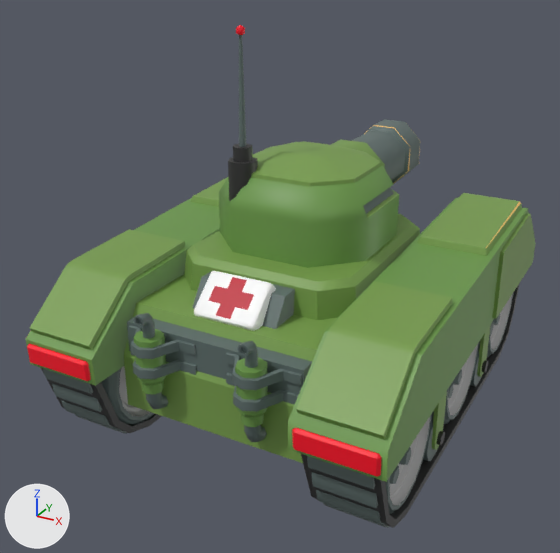
Two versions of the FBX model Project ZYX/Assets/FBX Models/ChieftainTank/Tank_02.fbx, one commit apart.
Before and after are seen from a 50 mm lens placed at (1.55, -3.15, 1.89), pointed at (-0.09, -0.17, 0.4). The axes (+X, +Y, +Z) are drawn at lower left. The lights are the same throughout. Where no turn or scale is listed for an object, it has been applied to the vertices.

Names of what the first picture shows: 'Tank_02_Antenna', 'Tank_02_Body', 'Tank_02_Gun', 'Tank_02_Hatch', 'Tank_02_Threads', 'polySurface62'.
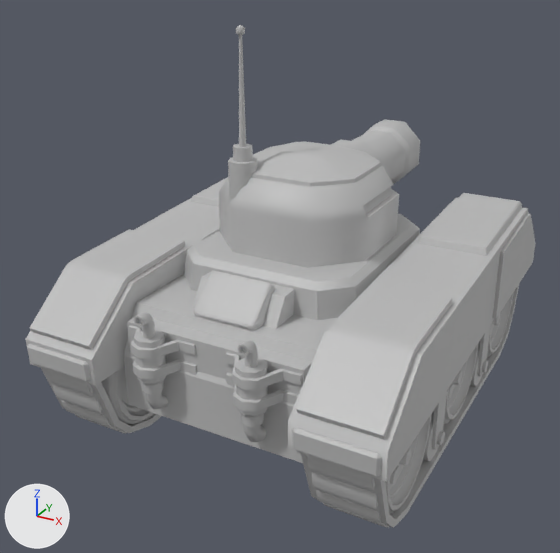
Where the change shows, as pixel boxes (x1, y1, x2, y2) in the pictures (560 x 553 px):
part 1 of me_mesh_001, recoloured (green to grey)
    both: (124, 214, 420, 463)
part 2 of me_mesh_001, recoloured
    both: (127, 270, 312, 442)
part 3 of me_mesh_001, recoloured (green to grey)
    both: (134, 329, 268, 427)
part 4 of me_mesh, recoloured
    both: (43, 294, 513, 528)
part 5 of me_mesh, recoloured (black to grey)
    both: (40, 283, 520, 528)
part 6 of me_mesh, recoloured (green to grey)
    both: (30, 177, 536, 450)
part 7 of me_mesh, recoloured
    both: (26, 202, 521, 338)
part 8 of me_mesh, recoloured (red to grey)
    both: (27, 344, 382, 477)
part 9 of me_mesh, recoloured (green to grey)
    both: (26, 198, 529, 482)
part 10 of me_mesh_002, recoloured (black to grey)
    both: (228, 144, 258, 201)
part 11 of me_mesh_002, recoloured (green to grey)
    both: (251, 141, 399, 218)
part 12 of me_mesh_002, recoloured (green to grey)
    both: (219, 166, 399, 268)
part 13 of me_mesh_002, recoloured
    both: (364, 187, 394, 214)
part 14 of me_mesh_003, recoloured
    both: (352, 119, 420, 183)
part 15 of me_mesh_003, recoloured (green to grey)
    both: (331, 140, 385, 169)
part 16 of me_mesh_003, recoloured
    both: (364, 125, 420, 184)
part 17 of me_mesh_004, recoloured
    both: (236, 25, 245, 35)
part 18 of me_mesh_004, recoloured
    both: (239, 35, 246, 147)
part 19 of me_mesh_005, recoloured (white to grey)
    both: (194, 271, 276, 331)
part 20 of me_mesh_005, recoloured (red to grey)
    both: (208, 277, 254, 319)

Diff of the bpy script that builds the scene:
```diff
--- a/Project ZYX/Assets/FBX Models/ChieftainTank/Tank_02.fbx.py
+++ b/Project ZYX/Assets/FBX Models/ChieftainTank/Tank_02.fbx.py
@@ me_mesh_003 @@
 me_mesh_003.from_pydata(...)  # 97 vertices, 96 faces; spans x -0.174..0.17, y 0.0..0.875, z -0.171..0.174
-me_mesh_003.materials.append(mat_black)  # black #323232
+# me_mesh_003 part 14: all 40 faces that had it switch from mat_dark_gray (dark grey #5e6d6b) to mat_lambert1 (grey #bcbcbc)
+# me_mesh_003 part 15: all 24 faces that had it switch from mat_dark_green (green #779c4c) to mat_lambert1 (grey #bcbcbc)
+# me_mesh_003 part 16: all 16 faces that had it switch from mat_wood (orange #fbc772) to mat_lambert1 (grey #bcbcbc)
@@ me_mesh @@
-me_mesh.from_pydata(...)  # 3820 vertices, 4034 faces; spans x -0.85..0.85, y -1.11..1.11, z -0.44..0.44
+me_mesh.from_pydata(...)  # 3792 vertices, 3990 faces; spans x -0.85..0.85, y -1.11..1.11, z -0.44..0.44
+# me_mesh part 4: 2178 faces spanning x -0.79..0.79, y -1.07..1.09, z -0.42..0.14 switch from mat_dark_gray (dark grey #5e6d6b) to mat_lambert1 (grey #bcbcbc)
+# me_mesh part 5: 316 faces spanning x -0.82..0.82, y -1.07..1.09, z -0.44..0.01 switch from mat_black (black #323232) to mat_lambert1 (grey #bcbcbc)
+# me_mesh part 6: 442 faces spanning x -0.85..0.85, y -1.08..1.09, z -0.36..0.44 switch from mat_dark_green (green #779c4c) to mat_lambert1 (grey #bcbcbc)
+# me_mesh part 7: 17 faces spanning x -0.84..0.81, y -1.1..1.09, z -0.01..0.44 switch from mat_wood (orange #fbc772) to mat_lambert1 (grey #bcbcbc)
+# me_mesh part 8: 36 faces spanning x -0.81..0.81, y -1.11..-1.09, z 0.0..0.1 switch from mat_backlights (red #ff0024) to mat_lambert1 (grey #bcbcbc)
+# me_mesh part 9: 41 faces spanning x -0.84..0.83, y -1.1..1.11, z -0.01..0.41 switch from mat_green (green #6b9849) to mat_lambert1 (grey #bcbcbc)
@@ me_mesh_005 @@
 me_mesh_005.from_pydata(...)  # 96 vertices, 83 faces; spans x -0.153..0.151, y -0.1..0.101, z -0.094..0.094
+# me_mesh_005 part 19: all 78 faces that had it switch from mat_white (white #fbfbfb) to mat_lambert1 (grey #bcbcbc)
+# me_mesh_005 part 20: all 5 faces that had it switch from mat_red (red #c00024) to mat_lambert1 (grey #bcbcbc)
@@ me_mesh_004 @@
 me_mesh_004.from_pydata(...)  # 59 vertices, 60 faces; spans x -0.019..0.019, y -0.019..0.019, z 0.0..0.503
+# me_mesh_004 part 17: all 24 faces that had it switch from mat_backlights (red #ff0024) to mat_lambert1 (grey #bcbcbc)
+# me_mesh_004 part 18: all 32 faces that had it switch from mat_dark_gray (dark grey #5e6d6b) to mat_lambert1 (grey #bcbcbc)
@@ me_mesh_002 @@
 me_mesh_002.from_pydata(...)  # 125 vertices, 115 faces; spans x -0.375..0.375, y -0.368..0.368, z -0.309..0.309
+# me_mesh_002 part 10: all 32 faces that had it switch from mat_black (black #323232) to mat_lambert1 (grey #bcbcbc)
+# me_mesh_002 part 11: all 42 faces that had it switch from mat_dark_green (green #779c4c) to mat_lambert1 (grey #bcbcbc)
+# me_mesh_002 part 12: all 29 faces that had it switch from mat_green (green #6b9849) to mat_lambert1 (grey #bcbcbc)
+# me_mesh_002 part 13: all 4 faces that had it switch from mat_dark_gray (dark grey #5e6d6b) to mat_lambert1 (grey #bcbcbc)
@@ me_mesh_001 @@
-me_mesh_001.from_pydata(...)  # 666 vertices, 668 faces; spans x -0.44..0.44, y -1.0..1.0, z -0.3..0.3
-me_mesh_001.materials.append(mat_frontlights)  # yellow #ffcb00
+me_mesh_001.from_pydata(...)  # 666 vertices, 665 faces; spans x -0.44..0.44, y -1.0..1.0, z -0.3..0.3
+# me_mesh_001 part 1: 99 faces spanning x -0.44..0.44, y -0.87..1.0, z -0.3..0.3 switch from mat_dark_green (green #779c4c) to mat_lambert1 (grey #bcbcbc)
+# me_mesh_001 part 2: 324 faces spanning x -0.42..0.42, y -1.0..-0.43, z -0.25..0.26 switch from mat_dark_gray (dark grey #5e6d6b) to mat_lambert1 (grey #bcbcbc)
+# me_mesh_001 part 3: 194 faces spanning x -0.42..0.42, y -0.98..0.91, z -0.14..0.15 switch from mat_green (green #6b9849) to mat_lambert1 (grey #bcbcbc)
```
